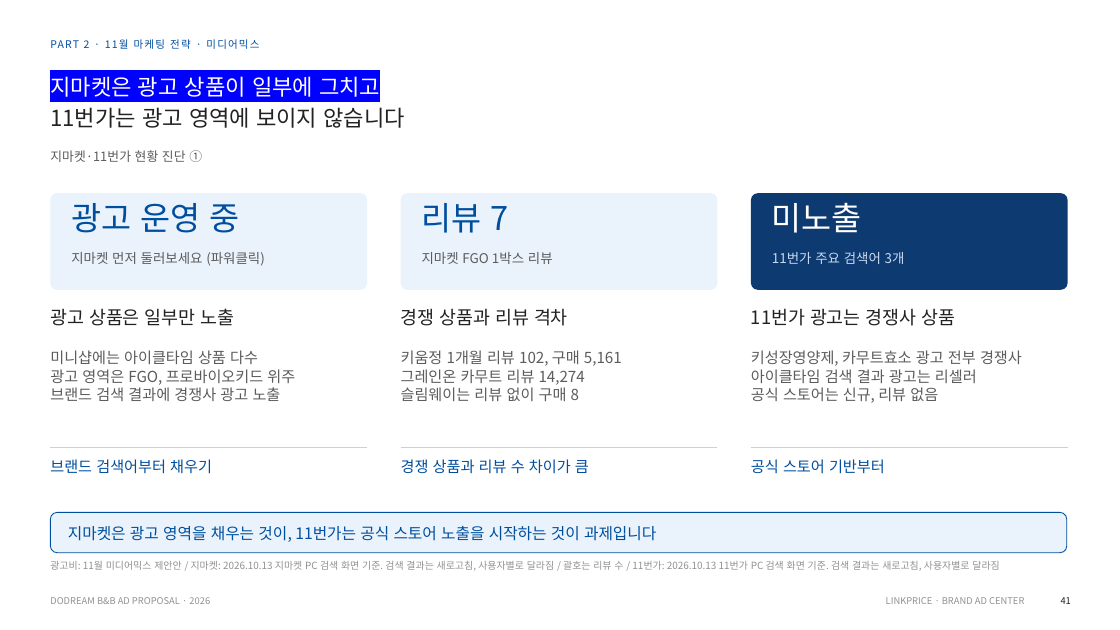
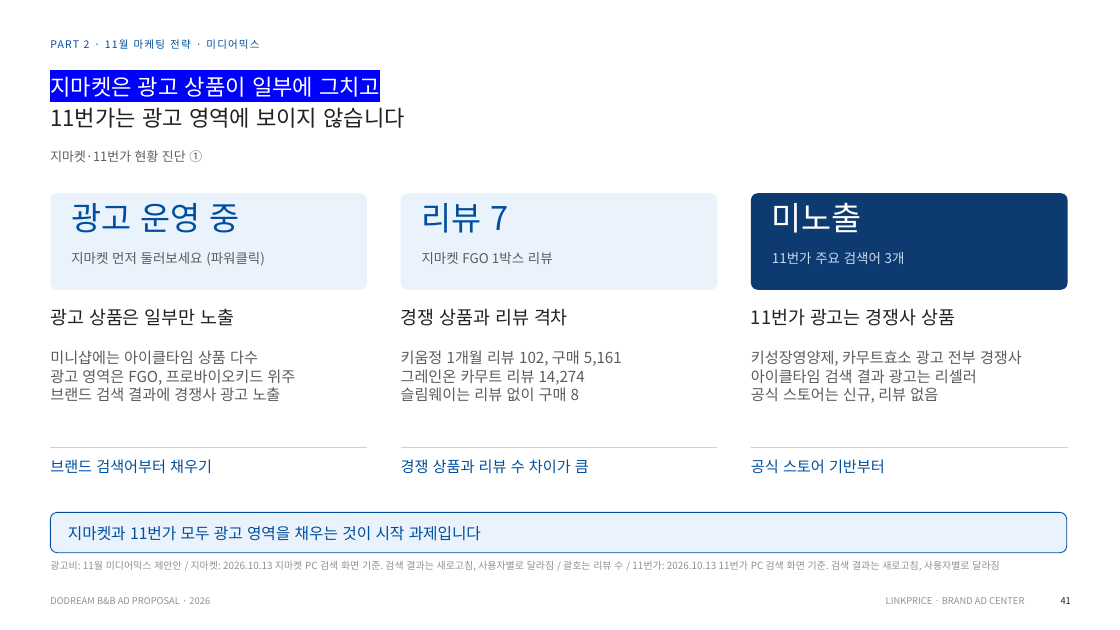
Before and after one commit to sonnet24/mypage, a slide deck: slide 8 of 쿠팡_오픈마켓_11월_261013_취합본.pptx. Drawn at 1120x630 pixels with LibreOffice and Linux fonts; fonts in the diff are those of the drawing. Boxes give left, top, right and bottom in pixels: in the first picture for what was removed or moved away, otherwise in the second. Text is boxed around its words. In the diff, an @@ line names an element or a change of style, - is before the commit and + after.

```diff
--- a/쿠팡_오픈마켓_11월_261013_취합본.pptx
+++ b/쿠팡_오픈마켓_11월_261013_취합본.pptx
@@ text at [68,526,481,541]: text changed @@
-지마켓은 광고 영역을 채우는 것이, 11번가는 공식 스토어 노출을 시작하는 것이 과제입니다
+지마켓과 11번가 모두 광고 영역을 채우는 것이 시작 과제입니다
```
Also in this commit, not shown: 5 other slides changed, 1 slide removed.
